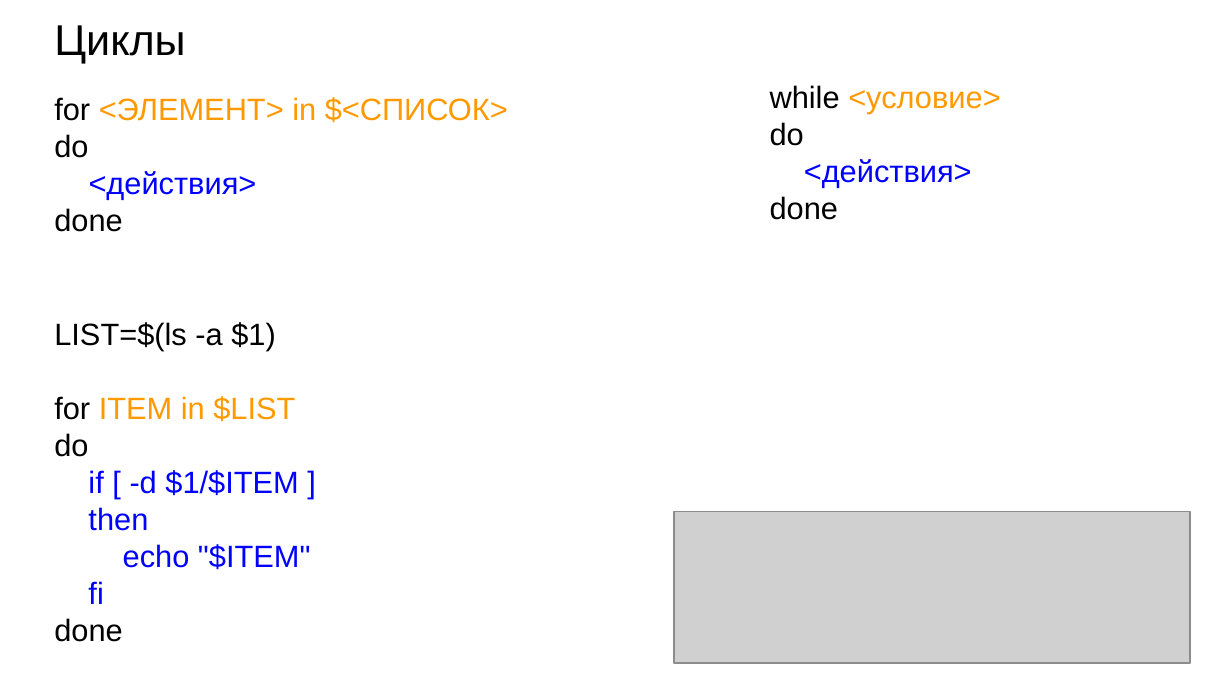
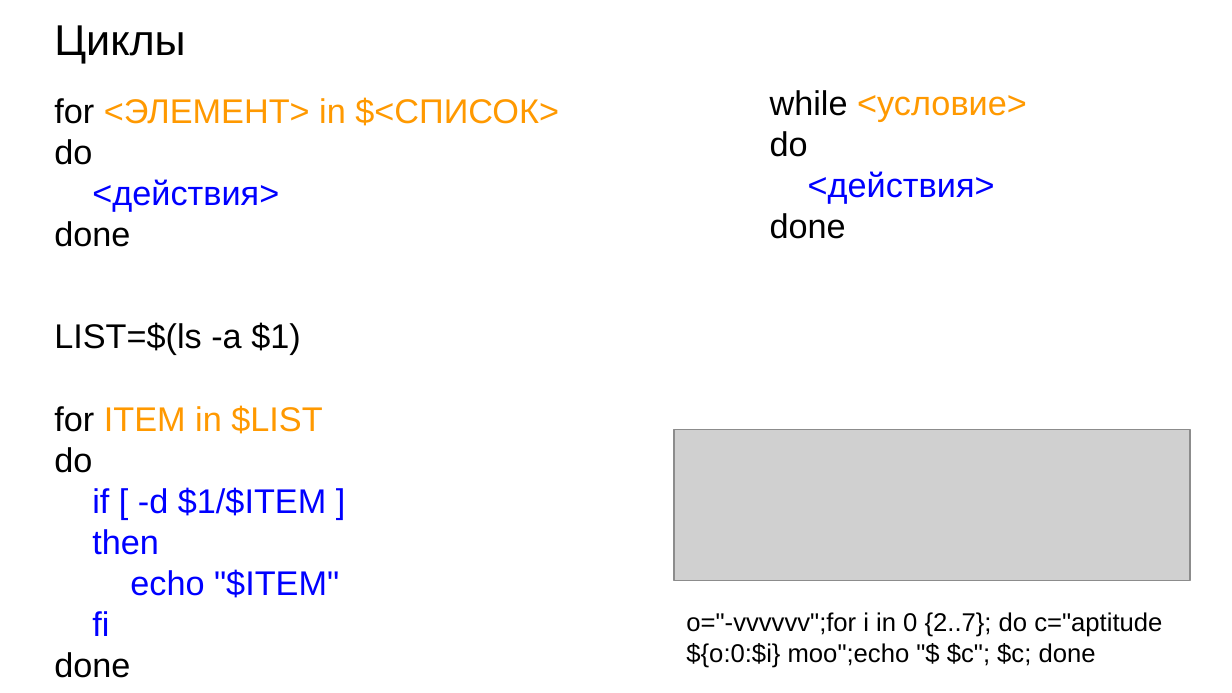
Before and after one commit to XoM9choK37/server-administration, a slide deck: slide 10 of theory/Облако/Лекции/3. bash.pptx. Drawn at 1232x693 pixels with LibreOffice and Linux fonts; fonts in the diff are those of the drawing; grey boxes stand for pictures. Boxes give left, top, right and bottom in pixels: in the first picture for what was removed or moved away, otherwise in the second. Text is boxed around its words. In the diff, an @@ line names an element or a change of style, - is before the commit and + after.

```diff
--- a/theory/Облако/Лекции/3. bash.pptx
+++ b/theory/Облако/Лекции/3. bash.pptx
@@ size 18 to 20 pt in 3 elements at (54,97,559,247), (54,322,339,678), (770,90,1027,239) @@
@@ picture: place and size @@
-picture at (674,511,1190,663)
+picture at (674,430,1190,582)
@@ text added at (686,612,1162,668), 15 pt, text #000000 @@
+o="-vvvvvv";for i in 0 {2..7}; do c="aptitude ${o:0:$i} moo";echo "$ $c"; $c; done
```
Also in this commit, not shown: 13 other slides changed, 10 slides added, 1 slide removed, 32 other files.
